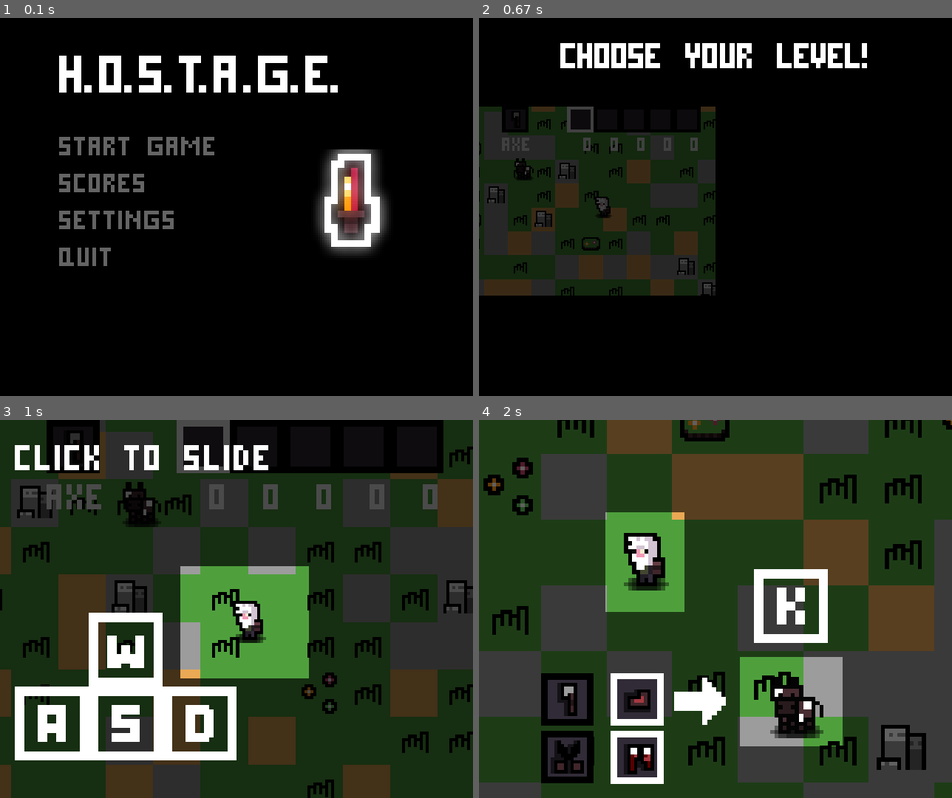
Above: before the commit, frames 1-4 (two rows, left to right).
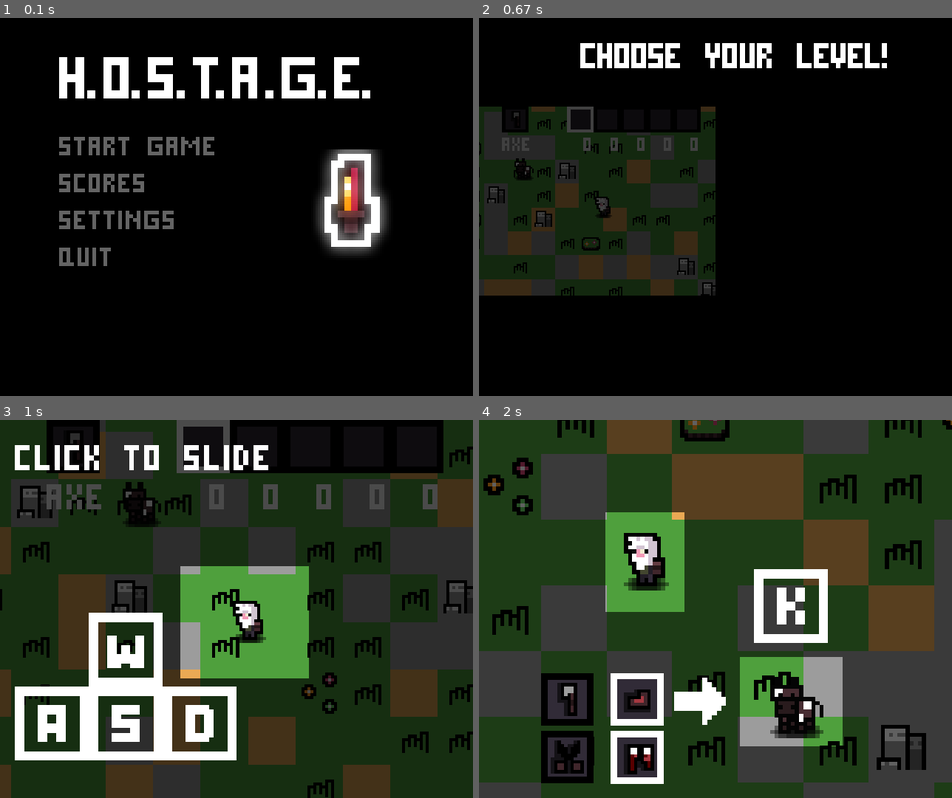
Above: after the commit, the same moments.

Repository: evilrise7/hostage
Game: pygame game, started from yandexpygame.py
Two runs of this game, one before a commit and one after it. Both use one fixed random seed, a clock stepped at 60 frames per second and the inputs below.
Inputs (mouse positions are in pixels of both pictures, inside the frame that each line leads up to):
- Up to frame 1 (0.1 s): no input
- Up to frame 2 (0.67 s): click "Start Game" at 0.38 s
- Up to frame 3 (1 s): press the mouse at (118, 601) at 0.7 s; move the mouse to (94, 658) at 0.8 s; release the mouse at (70, 718) at 0.93 s
- Up to frame 4 (2 s): press the mouse at (597, 601) at 1.03 s; move the mouse to (583, 627) at 1.13 s; release the mouse at (564, 654) at 1.27 s; press the mouse at (597, 601) at 1.37 s; move the mouse to (720, 590) at 1.47 s; release the mouse at (838, 574) at 1.6 s; press the mouse at (597, 601) at 1.7 s; move the mouse to (578, 624) at 1.8 s; release the mouse at (564, 646) at 1.93 s

The runs differ from the first frame. In frame 1, 3.7% of the frame differs, in the area x 12-79%, y 9-22%; in frame 2, 2.3%; in frame 3, nothing differs; in frame 4, nothing differs.

Commit message:
Теперь можно расширять окно в МЕНЮ, ВЫБОРЕ УРОВНЯ

Diff:
--- a/yandexpygame.py
+++ b/yandexpygame.py
@@ -17,11 +17,13 @@
 pg.display.set_icon(pg.image.load("sprites/icon.png"))
 
 # Разрешение экрана и залипание клавиш(для передвижения игрока в игре)
-screen = pg.display.set_mode((640, 512))
+W_WINDOW = 640
+H_WINDOW = 512
+screen = pg.display.set_mode((W_WINDOW, H_WINDOW), pg.RESIZABLE)
 pg.key.set_repeat(500, 10)
 
 # Три варианта текста, которых достаточно для оформления меню
-logo_text = pg.font.Font('cyr.ttf', 72)
+logo_text = pg.font.Font('cyr.ttf', 80)
 menu_text = pg.font.Font('cyr.ttf', 36)
 start_menu_text = pg.font.Font('cyr.ttf', 48)
 
@@ -131,6 +133,15 @@
     return score_input
 
 
+def window_resizing(event):
+    global W_WINDOW, H_WINDOW, screen
+    if event.w > 639 and event.h > 511:
+        W_WINDOW = event.w
+        H_WINDOW = event.h
+        screen = pg.display.set_mode((W_WINDOW, H_WINDOW), pg.RESIZABLE)
+    else:
+        screen = pg.display.set_mode((640, 512), pg.RESIZABLE)
+
 # Словарь спрайтов игрового мира
 tile_images = {"grass": load_image('grass.png'),
                "sand": load_image('sand.png'),
@@ -191,24 +202,30 @@
     def __init__(self):
         self.running = True
         pg.mouse.set_visible(True)  # Сделать мышь видимой
+        # Начать игру, Результаты, Настройки и Выход
+        self.start_game = menu_text.render("Start Game", 0, (100, 100, 100))
+        self.record_txt = menu_text.render("Scores", 0, (100, 100, 100))
+        self.settings_txt = menu_text.render("Settings", 0, (100, 100, 100))
+        self.exit_txt = menu_text.render("Quit", 0, (100, 100, 100))
+
+    def resize_rect_button(self):
+        global W_WINDOW, H_WINDOW, screen
+        # Начать игру, Результаты, Настройки и Выход
+        self.start_game_rect = self.start_game.get_rect().move(W_WINDOW * 0.125,
+                                                               H_WINDOW * 0.29296875)
+        self.record_rect = self.record_txt.get_rect().move(W_WINDOW * 0.125,
+                                                           H_WINDOW * 0.390625)
+        self.settings_rect = self.settings_txt.get_rect().move(W_WINDOW * 0.125,
+                                                               H_WINDOW * 0.48828125)
+        self.exit_rect = self.exit_txt.get_rect().move(W_WINDOW * 0.125,
+                                                       H_WINDOW * 0.5859375)
 
     def run(self):
+        global W_WINDOW, H_WINDOW, screen
+        self.resize_rect_button()
         game_logo_text = logo_text.render("H.O.S.T.A.G.E.",
                                           0, (255, 255, 255))
         enable_sfx()  # Проверка Вкл/Выкл звуковых эффектов
-        # Начать игру, Результаты, Настройки и Выход
-        start_game = menu_text.render("Start Game", 0, (100, 100, 100))
-        start_game_rect = start_game.get_rect().move(80, 150)
-
-        record_txt = menu_text.render("Scores", 0, (100, 100, 100))
-        record_rect = record_txt.get_rect().move(80, 200)
-
-        settings_txt = menu_text.render("Settings", 0, (100, 100, 100))
-        settings_rect = settings_txt.get_rect().move(80, 250)
-
-        exit_txt = menu_text.render("Quit", 0, (100, 100, 100))
-        exit_rect = exit_txt.get_rect().move(80, 300)
-
         while self.running:
             for event in pg.event.get():
                 if event.type == pg.QUIT:
@@ -216,62 +233,66 @@
 
                 # "Анимированные" тексты кнопок меню
                 if event.type == pg.MOUSEMOTION:
-                    if start_game_rect.collidepoint(event.pos):
-                        start_game = menu_text.render("Start Game",
-                                                      0, (255, 255, 255))
+                    if self.start_game_rect.collidepoint(event.pos):
+                        self.start_game = menu_text.render("Start Game",
+                                                           0, (255, 255, 255))
                     else:
-                        start_game = menu_text.render("Start Game",
-                                                      0, (100, 100, 100))
-
-                    if record_rect.collidepoint(event.pos):
-                        record_txt = menu_text.render("Scores", 0,
-                                                      (255, 255, 255))
+                        self.start_game = menu_text.render("Start Game",
+                                                           0, (100, 100, 100))
+
+                    if self.record_rect.collidepoint(event.pos):
+                        self.record_txt = menu_text.render("Scores", 0,
+                                                           (255, 255, 255))
                     else:
-                        record_txt = menu_text.render("Scores", 0,
-                                                      (100, 100, 100))
-
-                    if settings_rect.collidepoint(event.pos):
-                        settings_txt = menu_text.render("Settings",
-                                                        0, (255, 255, 255))
+                        self.record_txt = menu_text.render("Scores", 0,
+                                                           (100, 100, 100))
+
+                    if self.settings_rect.collidepoint(event.pos):
+                        self.settings_txt = menu_text.render("Settings",
+                                                             0, (255, 255, 255))
                     else:
-                        settings_txt = menu_text.render("Settings",
-                                                        0, (100, 100, 100))
-
-                    if exit_rect.collidepoint(event.pos):
-                        exit_txt = menu_text.render("Quit", 0, (255, 255, 255))
+                        self.settings_txt = menu_text.render("Settings",
+                                                             0, (100, 100, 100))
+
+                    if self.exit_rect.collidepoint(event.pos):
+                        self.exit_txt = menu_text.render("Quit", 0, (255, 255, 255))
                     else:
-                        exit_txt = menu_text.render("Quit", 0, (100, 100, 100))
+                        self.exit_txt = menu_text.render("Quit", 0, (100, 100, 100))
 
                 if event.type == pg.MOUSEBUTTONDOWN:
-                    if start_game_rect.collidepoint(event.pos):
+                    if self.start_game_rect.collidepoint(event.pos):
                         # Запуск меню выбора уровней
                         click_sound.play()
                         Level().run()
 
-                    if record_rect.collidepoint(event.pos):
+                    if self.record_rect.collidepoint(event.pos):
                         click_sound.play()
                         Score().run()
-                    if settings_rect.collidepoint(event.pos):
+                    if self.settings_rect.collidepoint(event.pos):
                         click_sound.play()
                         Settings().run()
-                    if exit_rect.collidepoint(event.pos):
+                    if self.exit_rect.collidepoint(event.pos):
                         # Выход из игры
                         click_sound.play()
                         self.running = False
 
+                if event.type == pg.VIDEORESIZE:
+                    window_resizing(event)
+                    self.resize_rect_button()
+
             # Логотип игры
-            image = load_image("logo.png")
-            image = pg.transform.scale(image, (144, 196))
+            logo = load_image("logo.png")
+            logo = pg.transform.scale(logo, (144, 196))
 
             # Обновления кадра, путем заливки
             screen.fill((0, 0, 0))
             # Добавить спрайты на экран
-            screen.blit(image, (400, 150))
-            screen.blit(start_game, (80, 150))
-            screen.blit(record_txt, (80, 200))
-            screen.blit(settings_txt, (80, 250))
-            screen.blit(exit_txt, (80, 300))
-            screen.blit(game_logo_text, (80, 30))
+            screen.blit(logo, (W_WINDOW * 0.625, H_WINDOW * 0.29296875))
+            screen.blit(self.start_game, (W_WINDOW * 0.125, H_WINDOW * 0.29296875))
+            screen.blit(self.record_txt, (W_WINDOW * 0.125, H_WINDOW * 0.390625))
+            screen.blit(self.settings_txt, (W_WINDOW * 0.125, H_WINDOW * 0.48828125))
+            screen.blit(self.exit_txt, (W_WINDOW * 0.125, H_WINDOW * 0.5859375))
+            screen.blit(game_logo_text, (W_WINDOW * 0.125, H_WINDOW * 0.05859375))
             # Обновление кадра
             pg.display.flip()
         # Выход из игры
@@ -289,10 +310,14 @@
         self.level_secret = load_image("level2.png")
 
         # Маски спрайтов из прямоугольника для клика
-        self.level_terrain_rect = self.level_terrain.get_rect().move(0, 120)
-        self.level_secret_rect = self.level_secret.get_rect().move(320, 120)
+        self.level_terrain_rect = self.level_terrain.get_rect().move(
+            0, H_WINDOW * 0.234375)
+        self.level_secret_rect = self.level_secret.get_rect().move(
+            W_WINDOW // 2, H_WINDOW * 0.234375)
 
     def run(self):
+        global W_WINDOW, H_WINDOW, screen
+
         while self.running:
             for event in pg.event.get():
                 # Закрытие экрана
@@ -316,16 +341,21 @@
                         click_sound.play()
                         SecretLevel().run()
 
+                if event.type == pg.VIDEORESIZE:
+                    window_resizing(event)
+
             # Обновление кадра, путем заливки
             screen.fill((0, 0, 0))
             # Добавление объектов на экран
-            screen.blit(start_menu_text.render("CHOOSE YOUR LEVEL!",
-                                               0, (255, 255, 255)), (110, 20))
-
-            screen.blit(self.level_terrain, (0, 120))
+            screen.blit(start_menu_text.render(
+                "CHOOSE YOUR LEVEL!", 0, (255, 255, 255)),
+                (W_WINDOW * 0.21484375, H_WINDOW * 0.0390625))
+
+            screen.blit(self.level_terrain, (0, H_WINDOW * 0.234375))
             # Если секретный уровень открыт, добавить его выбор на экран
             if self.level:
-                screen.blit(self.level_secret, (320, 120))
+                screen.blit(self.level_secret, (W_WINDOW // 2,
+                                                H_WINDOW * 0.234375))
             # Обновление кадра
             pg.display.flip()
         # Запуск меню
